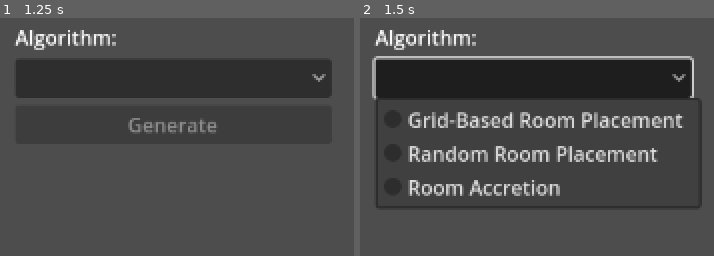
Above: before the commit, frames 1-2 (left to right).
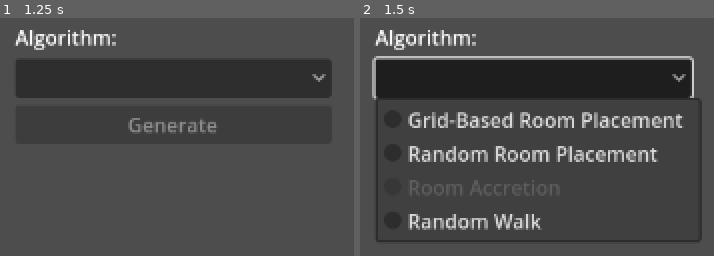
Above: after the commit, the same moments.

Repository: klistwan/COMP4121
Game: Godot game, scene res://src/main.tscn
Same seed, same stepped clock (60 frames per second), same inputs: the game is played once before the commit and once after it.
Inputs (mouse positions are in pixels of both pictures, inside the frame that each line leads up to):
- Up to frame 1 (1.25 s): tap Enter at 0.5 s
- Up to frame 2 (1.5 s): click (533, 77) at 1.25 s

Frame 1 is identical in both runs. In frame 2, 3.7% of the frame differs, in the area x 4-97%, y 68-95%.

Commit message:
Add random walk algorithm

Diff:
--- a/src/gui.gd
+++ b/src/gui.gd
@@ -7,6 +7,7 @@
 	0: "res://src/map/algorithms/grid_based_room_placement.gd",
 	1: "res://src/map/algorithms/random_room_placement.gd",
 	2: "res://src/map/algorithms/room_accretion.gd",
+	3: "res://src/map/algorithms/random_walk.gd",
 }
 
 @onready var generate_button: Button = $CenterContainer/VBoxContainer/Generate
--- a/src/gui.tscn
+++ b/src/gui.tscn
@@ -29,13 +29,16 @@
 
 [node name="AlgorithmOptions" type="OptionButton" parent="CenterContainer/VBoxContainer"]
 layout_mode = 2
-item_count = 3
+item_count = 4
 popup/item_0/text = "Grid-Based Room Placement"
 popup/item_0/id = 1
 popup/item_1/text = "Random Room Placement"
 popup/item_1/id = 2
 popup/item_2/text = "Room Accretion"
 popup/item_2/id = 2
+popup/item_2/disabled = true
+popup/item_3/text = "Random Walk"
+popup/item_3/id = 3
 
 [node name="Generate" type="Button" parent="CenterContainer/VBoxContainer"]
 layout_mode = 2
--- /dev/null
+++ b/src/map/algorithms/random_walk.gd
@@ -0,0 +1,71 @@
+class_name RandomWalk
+extends Node
+
+signal finished
+
+const STEP_PAUSE_INTERVAL := .025
+
+@export_category("Map Dimensions")
+@export var map_width: int = 45
+@export var map_height: int = 45
+
+@export_category("Algorithm Parameters")
+@export var threshold: int = 675
+@export var max_lifetime: int = 225
+
+var _rng := RandomNumberGenerator.new()
+
+
+func _ready() -> void:
+	_rng.randomize()
+	print_debug("_rng.seed=", _rng.seed)
+
+
+func generate_dungeon(tile_map: TileMap) -> MapData:
+	var dungeon := MapData.new(map_width, map_height)
+	tile_map.update(dungeon)
+
+	# Choose a random starting point and convert it to a floor tile.
+	var starting_pos := Vector2i(_rng.randi_range(15, map_width - 15), _rng.randi_range(15, map_height - 15))
+	var current_pos := starting_pos
+	var current_lifetime := 0
+	var floor_tile_count := 0
+	_carve_tile(dungeon, current_pos)
+	tile_map.update(dungeon)
+
+	while floor_tile_count < threshold:
+		# Choose random direction.
+		var dir: Vector2i = [Vector2.LEFT, Vector2.RIGHT, Vector2.UP, Vector2.DOWN].pick_random()
+		current_pos += dir
+
+		# If out of bounds, return back to the starting point.
+		if current_pos.x <= 0 or current_pos.x >= (map_width - 1):
+			current_pos = starting_pos
+			continue
+		if current_pos.y <= 0 or current_pos.y >= (map_height - 1):
+			current_pos = starting_pos
+			continue
+
+		# If it's a floor tile, keep going.
+		if dungeon.get_tile(current_pos).is_walkable():
+			continue
+
+		# If it's a wall tile, convert it to a floor tile.
+		_carve_tile(dungeon, current_pos)
+		tile_map.update(dungeon)
+		await get_tree().create_timer(STEP_PAUSE_INTERVAL).timeout
+		floor_tile_count += 1
+		current_lifetime += 1
+
+		# If lifetime exceeded, return walker back to starting point.
+		if current_lifetime > max_lifetime:
+			current_pos = starting_pos
+			current_lifetime = 0
+
+	finished.emit()
+	return dungeon
+
+
+func _carve_tile(dungeon: MapData, position: Vector2i) -> void:
+	var tile: Tile = dungeon.get_tile(position)
+	tile.set_tile_type(dungeon.TILE_TYPES.floor)
